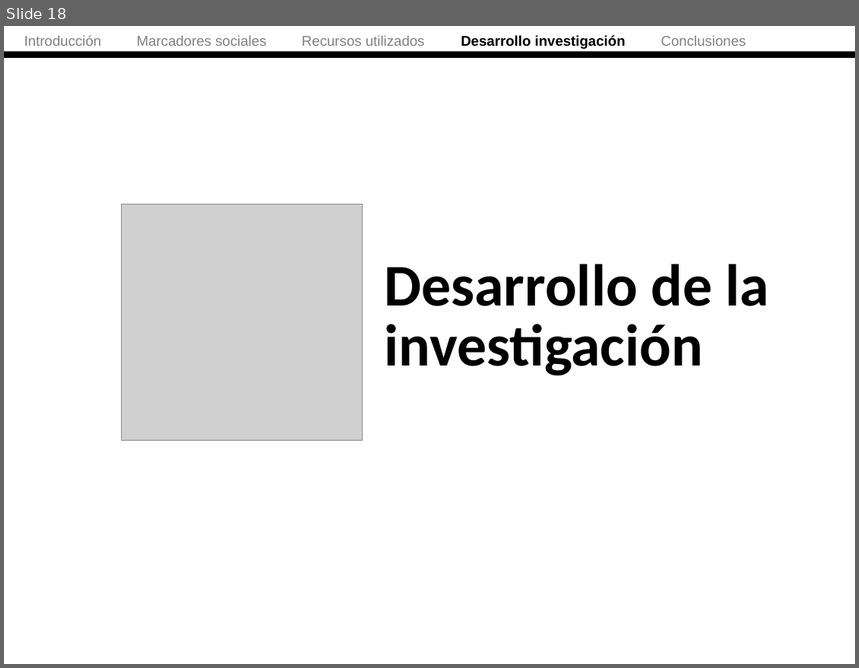
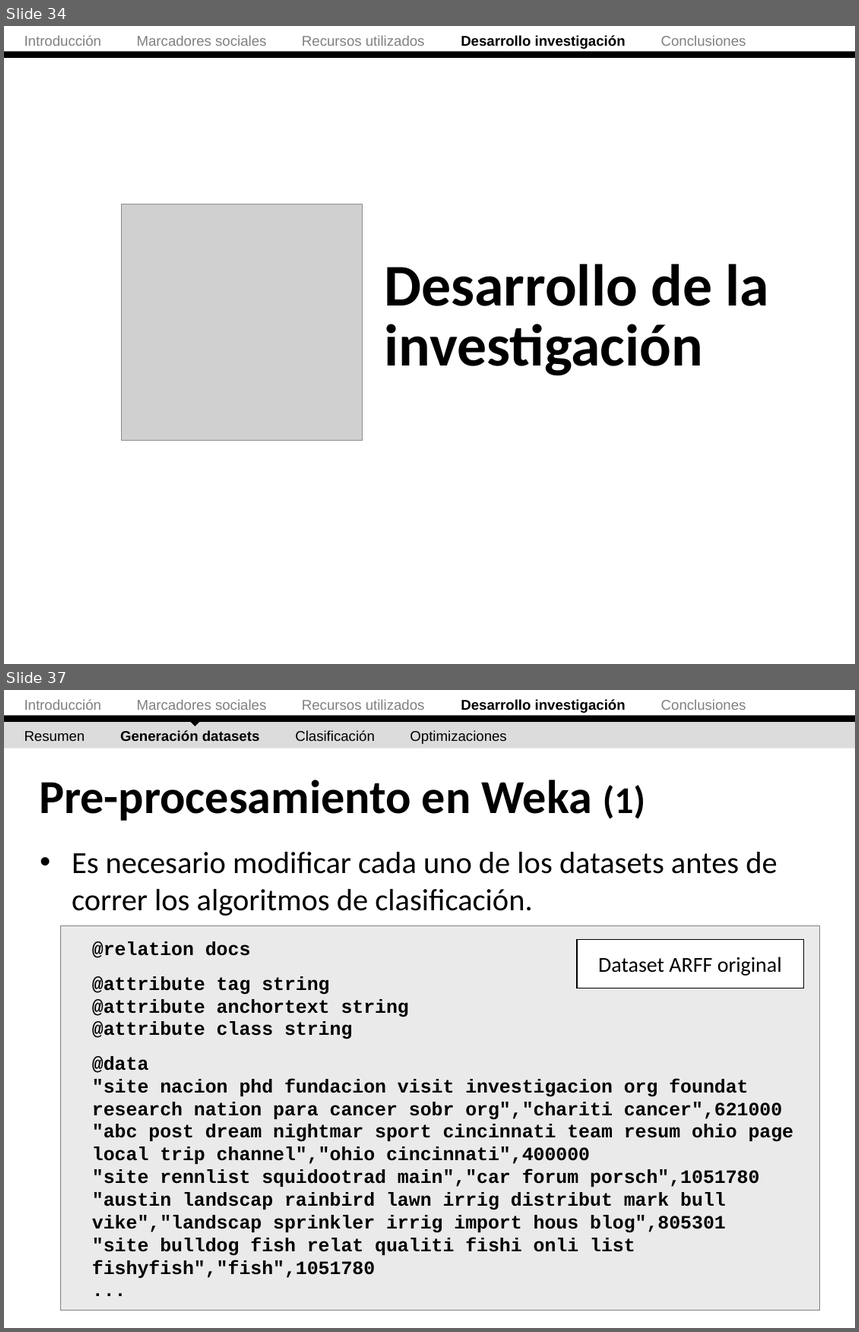
Before and after one commit to ak907kenai/nicotournetesis, a slide deck: docs_trunk/Nicolás Tourné - Presentación Tesis (v2).ppt. Shown one above the other, each under a label of ours: slide 18 before the commit, slides 34 and 37 after it; the slides between them are not shown. The pictures are 859x668 and 859x1332 pixels, drawn with LibreOffice and Linux fonts; fonts in the diff are those of the drawing; grey boxes stand for pictures. Boxes give left, top, right and bottom in pixels: in the first picture for what was removed or moved away, otherwise in the second. Text is boxed around its words. In the diff, an @@ line names an element or a change of style, - is before the commit and + after.

```diff
--- a/docs_trunk/Nicolás Tourné - Presentación Tesis (v2).ppt
+++ b/docs_trunk/Nicolás Tourné - Presentación Tesis (v2).ppt
@@ slide 37 added at (4,690,855,1328), background #FFFFFF @@
@@ text added at (25,699,747,713), 12 pt, text #808080 @@
+Introducción Marcadores sociales Recursos utilizados Desarrollo investigación Conclusiones
@@ right triangle added at (185,707,205,727), fill #000000 @@
@@ rectangle added at (4,721,855,749), fill #DCDCDC @@
@@ rectangle added at (4,716,855,723), fill #000000 @@
@@ text added at (25,730,506,744), 12 pt, text #000000 @@
+Resumen Generación datasets Clasificación Optimizaciones
@@ title added at (39,780,645,821), 40 pt, text #000000, bold @@
+Pre-procesamiento en Weka (1)
@@ text added at (72,852,777,916), 26 pt, text #000000 @@
+• Es necesario modificar cada uno de los datasets antes de correr los algoritmos de clasificación.
@@ rectangle added at (61,926,819,1310), fill #EAEAEA, outline #808080 0.74 pt @@
@@ rectangle added at (577,939,804,988), fill #FFFFFF, outline #000000 0.74 pt, 18 pt, text #000000 @@
+Dataset ARFF original
@@ text added at (92,942,794,1278), 16 pt, text #000000, bold @@
+@relation docs
+@attribute tag string
+@attribute anchortext string
+@attribute class string
+@data
+"site nacion phd fundacion visit investigacion org foundat research nation para cancer sobr org","chariti cancer",621000
+"abc post dream nightmar sport cincinnati team resum ohio page local trip channel","ohio cincinnati",400000
+"site rennlist squidootrad main","car forum porsch",1051780
+"austin landscap rainbird lawn irrig distribut mark bull vike","landscap sprinkler irrig import hous blog",805301
+"site bulldog fish relat qualiti fishi onli list fishyfish","fish",1051780
+...
@@ what was slide 18 is now slide 34 @@
```
Also in this commit, not shown: 10 slides changed, 36 other slides added, 1 other file.
